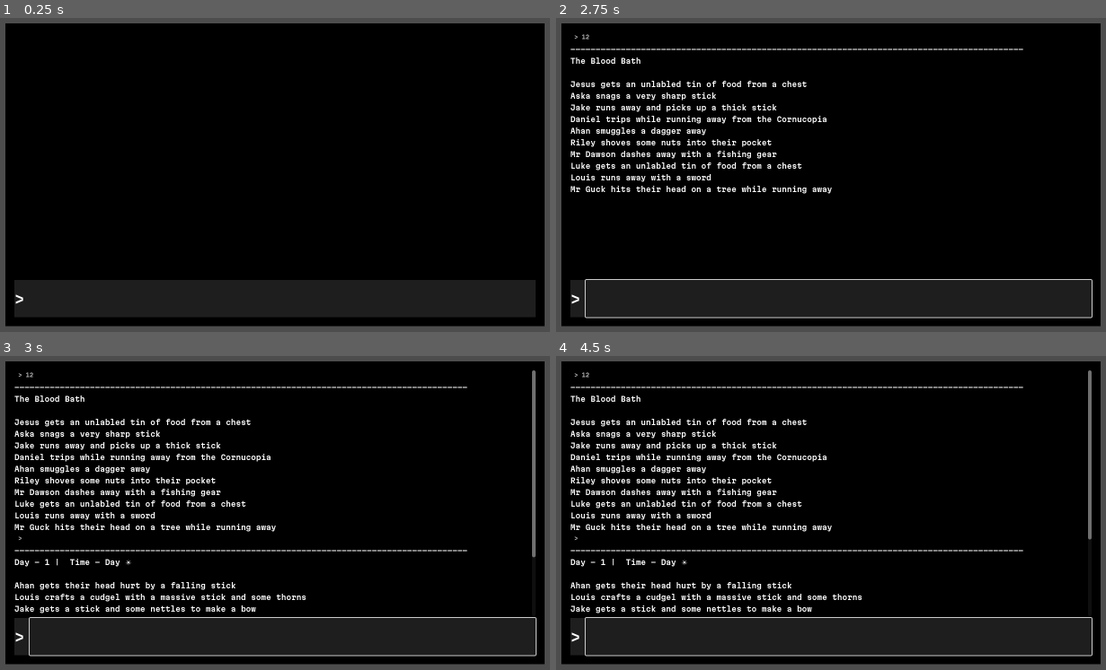
Above: before the commit, frames 1-4 (two rows, left to right).
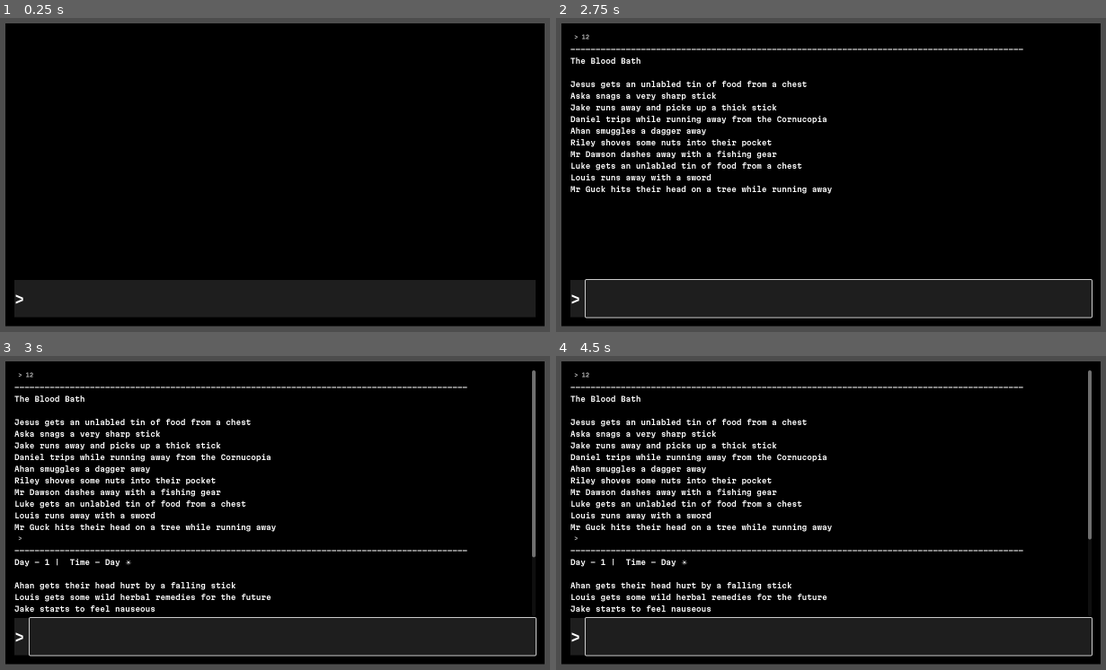
Above: after the commit, the same moments.

Repository: GelatinAndWater/Simulator
Game: Godot game, scene res://Scenes/Hunger_games.tscn
Two runs of this game, one before a commit and one after it. Both use one fixed random seed, a clock stepped at 60 frames per second and the inputs below.
Inputs (mouse positions are in pixels of both pictures, inside the frame that each line leads up to):
- Up to frame 1 (0.25 s): no input
- Up to frame 2 (2.75 s): click (836, 297) at 0.52 s; type "12" at 0.6 s; tap Enter at 1.25 s; tap Space at 2 s
- Up to frame 3 (3 s): tap Enter at 2.75 s
- Up to frame 4 (4.5 s): tap Space at 3.5 s; tap Enter at 4.25 s

Frames 1-2 are identical in both runs. In frame 3, 0.8% of the frame differs, in the area x 7-56%, y 75-82%; in frame 4, 0.8%.

Commit message:
Add files via upload

Diff:
--- a/The Simulator Bible/Scenes/Hunger_games.gd
+++ b/The Simulator Bible/Scenes/Hunger_games.gd
@@ -213,20 +213,34 @@
 			if rng.randi_range(2,3) == 1:
 				if BruteForceVariableGetter(TempCharacter1,"Health") < 5:
 					#Health Event ⚕️
-					#HealthEvent()
-					pass
+					HealthEvent()
 				elif BruteForceVariableGetter(TempCharacter1,"Hunger") < 5:
 					#Hunger Event 🤤
-					#HungerEvent()
-					pass
+					HungerEvent()
 				elif BruteForceVariableGetter(TempCharacter1,"Sanity") < 5:
 					#Sanity Event 🧘
-					#SanityEvent()
-					pass
+					SanityEvent()
 				elif BruteForceVariableGetter(TempCharacter1,"Might") < 5:
 					#Might Event 💪
-					#MightEvent()
-					pass
+					MightEvent()
+				else:
+					SimulateSeperationVar = rng.randi_range(1,4)
+					#Fixing some logic
+					if SimulateSeperationVar == 3 && SimulateEventAmount == 1:
+						SimulateSeperationVar = 1
+
+					if SimulateSeperationVar == 1:
+						#Boring Event 🥱
+						DescriptiveEvent()
+					elif SimulateSeperationVar == 2:
+						#Trading Event 🤝
+						TradingEvent()
+					elif SimulateSeperationVar == 3:
+						#Communication Event 📞
+						CommunicationEvent()
+					elif SimulateSeperationVar == 4:
+						#Violence Event 💥
+						ViolenceEvent()
 			else:
 				if Night == false:
 					SimulateSeperationVar = rng.randi_range(1,4)
@@ -240,15 +254,21 @@
 					elif SimulateSeperationVar == 2:
 						#Trading Event 🤝
 						TradingEvent()
-						pass
 					elif SimulateSeperationVar == 3:
 						#Communication Event 📞
 						CommunicationEvent()
-						pass
 					elif SimulateSeperationVar == 4:
 						#Violence Event 💥
 						ViolenceEvent()
-						pass
+			if CharactersToSimulate == 1:
+				listOfNumbersTemp.erase(TempCharacter1)
+			elif CharactersToSimulate == 2:
+				listOfNumbersTemp.erase(TempCharacter1)
+				listOfNumbersTemp.erase(TempCharacter2)
+			elif CharactersToSimulate == 3:
+				listOfNumbersTemp.erase(TempCharacter1)
+				listOfNumbersTemp.erase(TempCharacter2)
+				listOfNumbersTemp.erase(TempCharacter3)
 			CharactersToSimulate -= SimulateEventAmount
 
 #First Event🩸
@@ -658,6 +678,46 @@
 				listOfNumbersTemp.erase(TempCharacter2)
 				listOfNumbersTemp.erase(TempCharacter3)
 			CharactersToSimulate -= SimulateEventAmount
+
+#Health Event
+func HealthEvent():
+	if SimulateEventAmount == 1:
+		SimulateRandomNumber = rng.randi_range(1,2)
+		VarCheckerTemp1 = BruteForceVariableGetter(TempCharacter1,"Health")
+		if rng.randf_range(0,1) <= (-(VarCheckerTemp1/10)^2 + 1):
+			Response += "\n" + listOfCharacterNames[TempCharacter1] + " uses some medical equipment successfully"
+		else:
+			Response += "\n" + listOfCharacterNames[TempCharacter1] + " breaks the medical equipment while trying to treat a wound"
+
+#Hunger Event
+func HungerEvent():
+	if SimulateEventAmount == 1:
+		SimulateRandomNumber = rng.randi_range(1,2)
+		VarCheckerTemp1 = BruteForceVariableGetter(TempCharacter1,"Hunger")
+		if rng.randf_range(0,1) <= (-(VarCheckerTemp1/10)^2 + 1):
+			Response += "\n" + listOfCharacterNames[TempCharacter1] + " eats some food"
+		else:
+			Response += "\n" + listOfCharacterNames[TempCharacter1] + " drops their food in some mud"
+
+#Sanity Event
+func SanityEvent():
+	if SimulateEventAmount == 1:
+		SimulateRandomNumber = rng.randi_range(1,2)
+		VarCheckerTemp1 = BruteForceVariableGetter(TempCharacter1,"Sanity")
+		if rng.randf_range(0,1) <= (-(VarCheckerTemp1/10)^2 + 1):
+			Response += "\n" + listOfCharacterNames[TempCharacter1] + " meditates with the birds"
+		else:
+			Response += "\n" + listOfCharacterNames[TempCharacter1] + " could not find their inner peace"
+
+#Might Event
+func MightEvent():
+	if SimulateEventAmount == 1:
+		SimulateRandomNumber = rng.randi_range(1,2)
+		VarCheckerTemp1 = BruteForceVariableGetter(TempCharacter1,"Might")
+		if rng.randf_range(0,1) <= (-(VarCheckerTemp1/10)^2 + 1):
+			Response += "\n" + listOfCharacterNames[TempCharacter1] + " works out by lifting logs"
+		else:
+			Response += "\n" + listOfCharacterNames[TempCharacter1] + " hurts themselves while working out"
 
 #Boring Event 🥱
 func DescriptiveEvent():
@@ -822,38 +882,58 @@
 #Trading Event 🤝
 func TradingEvent():
 	if SimulateEventAmount == 1:
-		SimulateRandomNumber = rng.randi_range(1,10)
-		if SimulateRandomNumber == 1:
-			Response += "\n" + listOfCharacterNames[TempCharacter1] + " creates a makeshift axe"
-			BruteForceArrayChanger(TempCharacter1, "Axe", "Add", "Belongings")
-		elif SimulateRandomNumber == 2:
-			Response += "\n" + listOfCharacterNames[TempCharacter1] + " gets a stick and some nettles to make a bow"
-			BruteForceArrayChanger(TempCharacter1, "Bow", "Add", "Belongings")
-		elif SimulateRandomNumber == 3:
-			Response += "\n" + listOfCharacterNames[TempCharacter1] + " produces a makeshift fishing rod"
-			BruteForceArrayChanger(TempCharacter1, "Fishing", "Add", "Belongnings")
-		elif SimulateRandomNumber == 4:
-			Response += "\n" + listOfCharacterNames[TempCharacter1] + " builds a wooden sword"
-			BruteForceArrayChanger(TempCharacter1, "Sword", "Add", "Belongings")
-		elif SimulateRandomNumber == 5:
-			Response += "\n" + listOfCharacterNames[TempCharacter1] + " crafts a cudgel with a massive stick and some thorns"
-			BruteForceArrayChanger(TempCharacter1, "Melee", "Add", "Belongings")
-		elif SimulateRandomNumber == 6:
-			Response += "\n" + listOfCharacterNames[TempCharacter1] + " crafts a cudgel with a massive stick and some thorns"
-			BruteForceArrayChanger(TempCharacter1, "Melee", "Add", "Belongings")
-		elif SimulateRandomNumber == 7:
-			Response += "\n" + listOfCharacterNames[TempCharacter1] + " crafts a cudgel with a massive stick and some thorns"
-			BruteForceArrayChanger(TempCharacter1, "Melee", "Add", "Belongings")
-		elif SimulateRandomNumber == 8:
-			Response += "\n" + listOfCharacterNames[TempCharacter1] + " crafts a cudgel with a massive stick and some thorns"
-			BruteForceArrayChanger(TempCharacter1, "Melee", "Add", "Belongings")
-		elif SimulateRandomNumber == 9:
-			Response += "\n" + listOfCharacterNames[TempCharacter1] + " crafts a cudgel with a massive stick and some thorns"
-			BruteForceArrayChanger(TempCharacter1, "Melee", "Add", "Belongings")
-		elif SimulateRandomNumber == 10:
-			Response += "\n" + listOfCharacterNames[TempCharacter1] + " crafts a cudgel with a massive stick and some thorns"
-			BruteForceArrayChanger(TempCharacter1, "Melee", "Add", "Belongings")
-
+		if rng.randi_range(1,2) == 1:
+			SimulateRandomNumber = rng.randi_range(1,10)
+			if SimulateRandomNumber == 1:
+				Response += "\n" + listOfCharacterNames[TempCharacter1] + " creates a makeshift axe"
+				BruteForceArrayChanger(TempCharacter1, "Axe", "Add", "Belongings")
+			elif SimulateRandomNumber == 2:
+				Response += "\n" + listOfCharacterNames[TempCharacter1] + " gets a stick and some nettles to make a bow"
+				BruteForceArrayChanger(TempCharacter1, "Bow", "Add", "Belongings")
+			elif SimulateRandomNumber == 3:
+				Response += "\n" + listOfCharacterNames[TempCharacter1] + " produces a makeshift fishing rod"
+				BruteForceArrayChanger(TempCharacter1, "Fishing", "Add", "Belongnings")
+			elif SimulateRandomNumber == 4:
+				Response += "\n" + listOfCharacterNames[TempCharacter1] + " builds a wooden sword"
+				BruteForceArrayChanger(TempCharacter1, "Sword", "Add", "Belongings")
+			elif SimulateRandomNumber == 5:
+				Response += "\n" + listOfCharacterNames[TempCharacter1] + " crafts a cudgel with a massive stick and some thorns"
+				BruteForceArrayChanger(TempCharacter1, "Melee", "Add", "Belongings")
+			elif SimulateRandomNumber == 6:
+				Response += "\n" + listOfCharacterNames[TempCharacter1] + " gets finds a goat horn and plans on using it for a blocker"
+				BruteForceArrayChanger(TempCharacter1, "Defense", "Add", "Belongings")
+			elif SimulateRandomNumber == 7:
+				Response += "\n" + listOfCharacterNames[TempCharacter1] + " gets some wild herbal remedies for the future"
+				BruteForceArrayChanger(TempCharacter1, "Medical", "Add", "Belongings")
+			elif SimulateRandomNumber == 8:
+				Response += "\n" + listOfCharacterNames[TempCharacter1] + " gathers some wild garlic"
+				BruteForceArrayChanger(TempCharacter1, "Food", "Add", "Belongings")
+			elif SimulateRandomNumber == 9:
+				Response += "\n" + listOfCharacterNames[TempCharacter1] + " collects some truffles beneath trees"
+				BruteForceArrayChanger(TempCharacter1, "Food", "Add", "Belongings")
+			elif SimulateRandomNumber == 10:
+				Response += "\n" + listOfCharacterNames[TempCharacter1] + " picks up some mushrooms, unknowing if they are safe or not"
+				BruteForceArrayChanger(TempCharacter1, "Food", "Add", "Belongings")
+		else:
+			SimulateRandomNumber = rng.randi_range(1,6)
+			if SimulateRandomNumber == 1:
+				Response += "\n" + listOfCharacterNames[TempCharacter1] + " fails to make an axe"
+			elif SimulateRandomNumber == 2:
+				Response += "\n" + listOfCharacterNames[TempCharacter1] + " hurts themselves in the process of making a bow"
+			elif SimulateRandomNumber == 3:
+				Response += "\n" + listOfCharacterNames[TempCharacter1] + " plans to make a fishing rod but becomes too picky about stick"
+			elif SimulateRandomNumber == 4:
+				Response += "\n" + listOfCharacterNames[TempCharacter1] + " fails to make a sword"
+			elif SimulateRandomNumber == 5:
+				Response += "\n" + listOfCharacterNames[TempCharacter1] + " breaks their melee weapon they just crafted"
+			elif SimulateRandomNumber == 6:
+				Response += "\n" + listOfCharacterNames[TempCharacter1] + " was unsuccessful to find some wild food"
+			elif SimulateRandomNumber == 7:
+				Response += "\n" + listOfCharacterNames[TempCharacter1] + " forgets where they placed all of their items"
+				BruteForceArrayChanger(TempCharacter1, 0, "Delete", "Belongings")
+			elif SimulateRandomNumber == 8:
+				Response += "\n" + listOfCharacterNames[TempCharacter1] + " falls over while they're in a river and loses all of their items"
+				BruteForceArrayChanger(TempCharacter1, 0, "Delete", "Belongings")
 
 #Communication Event 📞
 func CommunicationEvent():
@@ -1111,6 +1191,8 @@
 				Character1_Belongings.append(Element)
 			elif Change == "Subtract":
 				Character1_Belongings.erase(Element)
+			elif Change == "Delete":
+				Character1_Belongings.clear()
 		elif List == "Friends":
 			if Change == "Add":
 				Character1_Friends.append(Element)
@@ -1127,6 +1209,8 @@
 				Character2_Belongings.append(Element)
 			elif Change == "Subtract":
 				Character2_Belongings.erase(Element)
+			elif Change == "Delete":
+				Character2_Belongings.clear()
 		elif List == "Friends":
 			if Change == "Add":
 				Character2_Friends.append(Element)
@@ -1143,6 +1227,8 @@
 				Character3_Belongings.append(Element)
 			elif Change == "Subtract":
 				Character3_Belongings.erase(Element)
+			elif Change == "Delete":
+				Character3_Belongings.clear()
 		elif List == "Friends":
 			if Change == "Add":
 				Character3_Friends.append(Element)
@@ -1159,6 +1245,8 @@
 				Character4_Belongings.append(Element)
 			elif Change == "Subtract":
 				Character4_Belongings.erase(Element)
+			elif Change == "Delete":
+				Character4_Belongings.clear()
 		elif List == "Friends":
 			if Change == "Add":
 				Character4_Friends.append(Element)
@@ -1175,6 +1263,8 @@
 				Character5_Belongings.append(Element)
 			elif Change == "Subtract":
 				Character5_Belongings.erase(Element)
+			elif Change == "Delete":
+				Character5_Belongings.clear()
 		elif List == "Friends":
 			if Change == "Add":
 				Character5_Friends.append(Element)
@@ -1191,6 +1281,8 @@
 				Character6_Belongings.append(Element)
 			elif Change == "Subtract":
 				Character6_Belongings.erase(Element)
+			elif Change == "Delete":
+				Character6_Belongings.clear()
 		elif List == "Friends":
 			if Change == "Add":
 				Character6_Friends.append(Element)
@@ -1207,6 +1299,8 @@
 				Character7_Belongings.append(Element)
 			elif Change == "Subtract":
 				Character7_Belongings.erase(Element)
+			elif Change == "Delete":
+				Character7_Belongings.clear()
 		if List == "Friends":
 			if Change == "Add":
 				Character7_Friends.append(Element)
@@ -1223,6 +1317,8 @@
 				Character8_Belongings.append(Element)
 			elif Change == "Subtract":
 				Character8_Belongings.erase(Element)
+			elif Change == "Delete":
+				Character8_Belongings.clear()
 		if List == "Friends":
 			if Change == "Add":
 				Character8_Friends.append(Element)
@@ -1239,6 +1335,8 @@
 				Character9_Belongings.append(Element)
 			elif Change == "Subtract":
 				Character9_Belongings.erase(Element)
+			elif Change == "Delete":
+				Character9_Belongings.clear()
 		if List == "Friends":
 			if Change == "Add":
 				Character9_Friends.append(Element)
@@ -1255,6 +1353,8 @@
 				Character10_Belongings.append(Element)
 			elif Change == "Subtract":
 				Character10_Belongings.erase(Element)
+			elif Change == "Delete":
+				Character10_Belongings.clear()
 		if List == "Friends":
 			if Change == "Add":
 				Character10_Friends.append(Element)
--- a/The Simulator Bible/project.godot
+++ b/The Simulator Bible/project.godot
@@ -20,3 +20,7 @@
 window/size/viewport_width=1600
 window/size/viewport_height=900
 window/stretch/mode="viewport"
+
+[rendering]
+
+renderer/rendering_method="gl_compatibility"
Not shown, added: The Simulator Bible/export_presets.cfg
